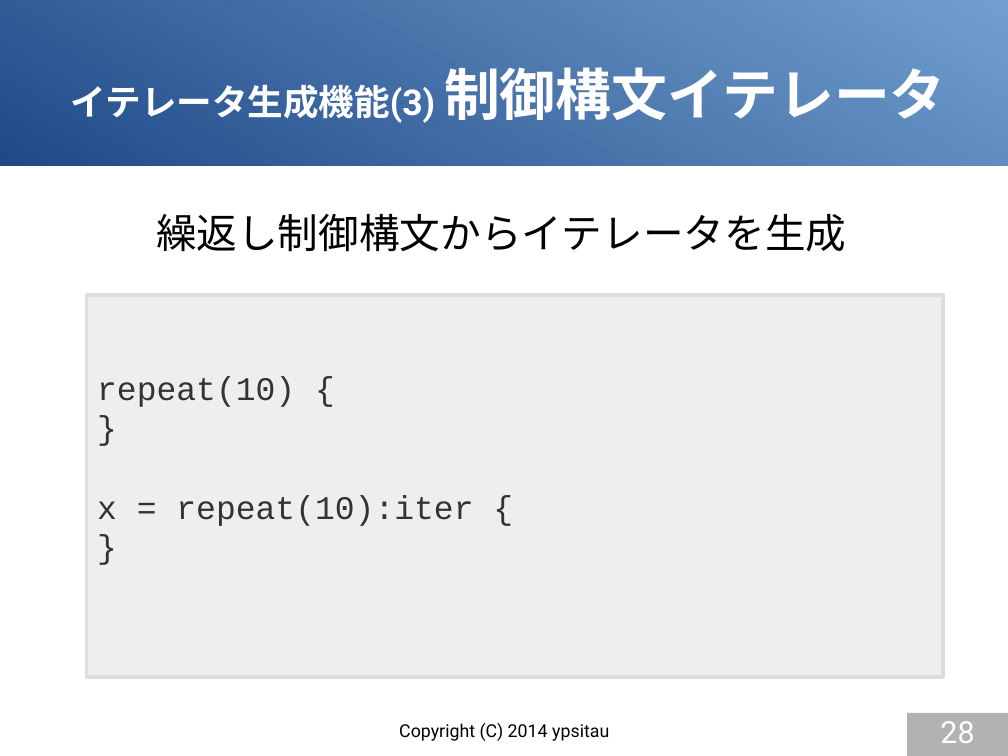
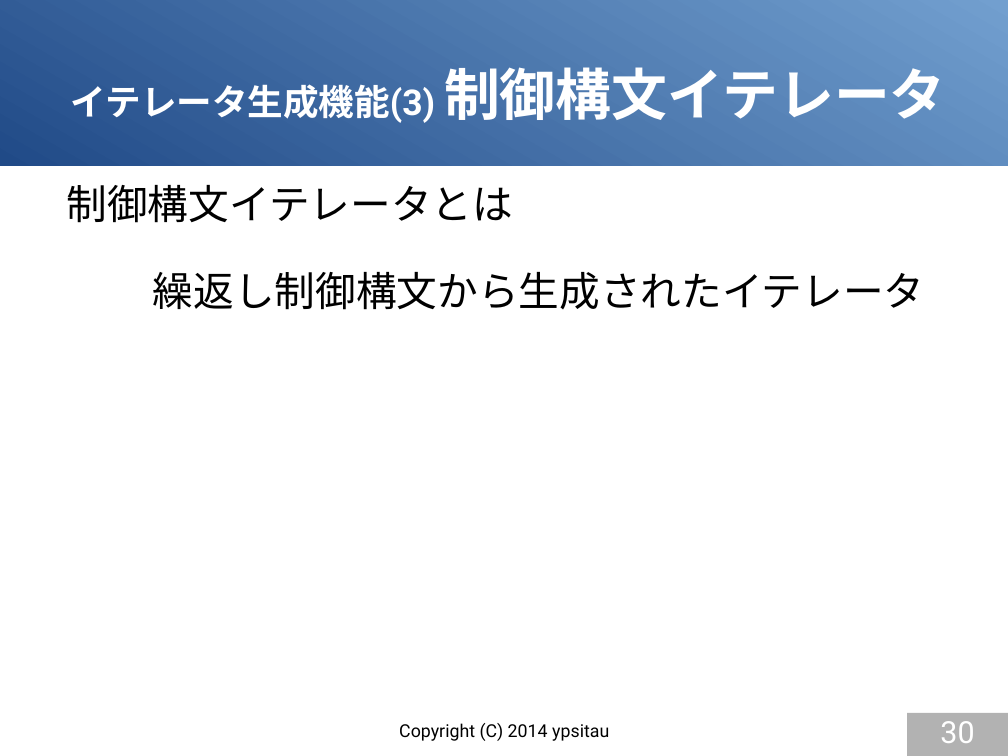
Before and after one commit to gura-lang/gura-doc, a slide deck: slide 30 of presentation/gura-introduction.odp (slide 28 before the commit). Drawn at 1008x756 pixels with LibreOffice and Linux fonts; fonts in the diff are those of the drawing. Boxes give left, top, right and bottom in pixels: in the first picture for what was removed or moved away, otherwise in the second. Text is boxed around its words. In the diff, an @@ line names an element or a change of style, - is before the commit and + after.

```diff
--- a/presentation/gura-introduction.odp
+++ b/presentation/gura-introduction.odp
@@ text added at [67, 185, 513, 223], 32 pt, text #000000 @@
+制御構文イテレータとは
@@ rectangle removed at [86, 295, 943, 677] @@
-repeat(10) {
-}
-x = repeat(10):iter {
-}
@@ text at [153, 272, 925, 310]: text changed @@
-繰返し制御構文からイテレータを生成
+繰返し制御構文から生成されたイテレータ
@@ page number at [940, 721, 974, 743]: text changed @@
-28
+30
```
Also in this commit, not shown: 9 other slides changed, 5 slides added.
